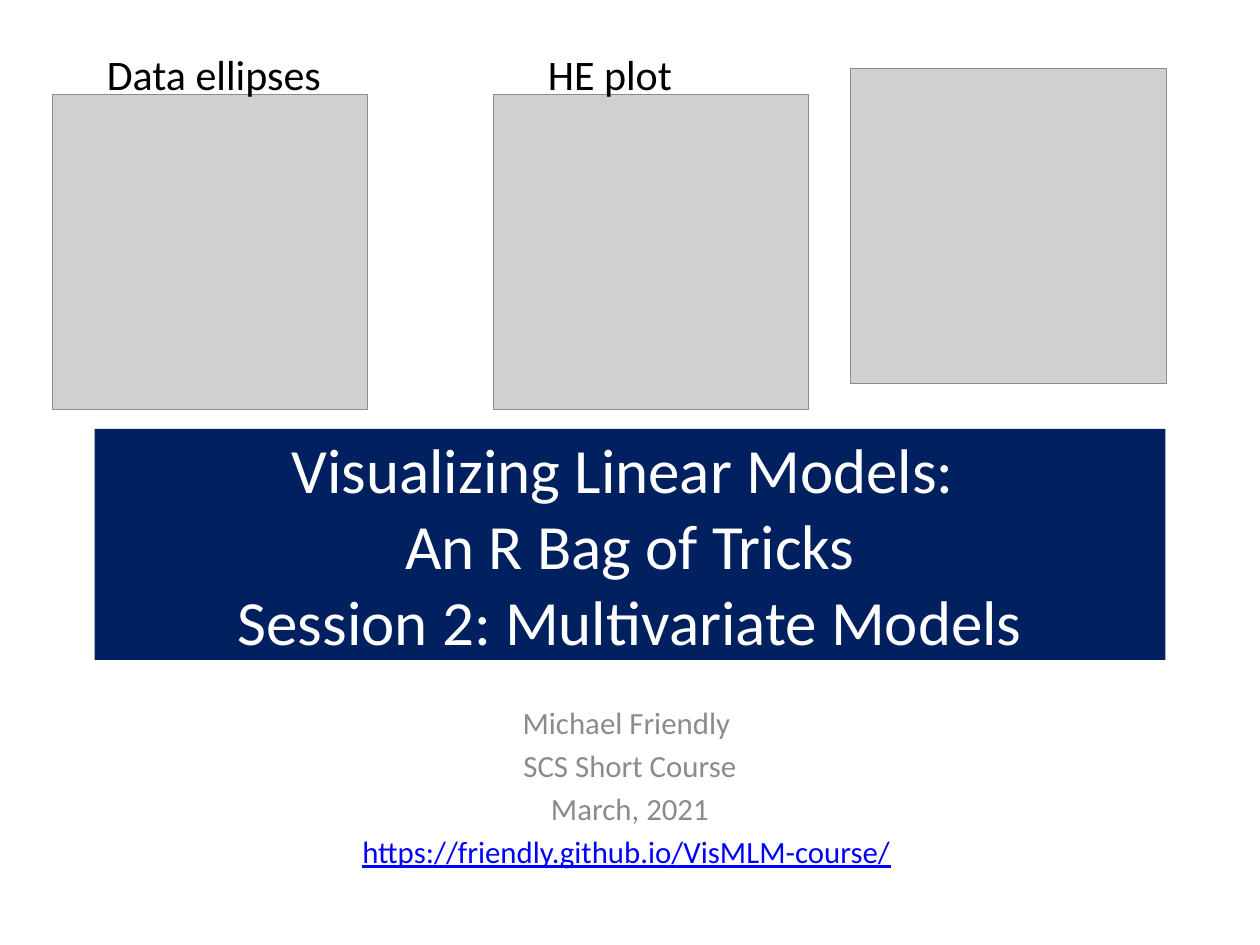
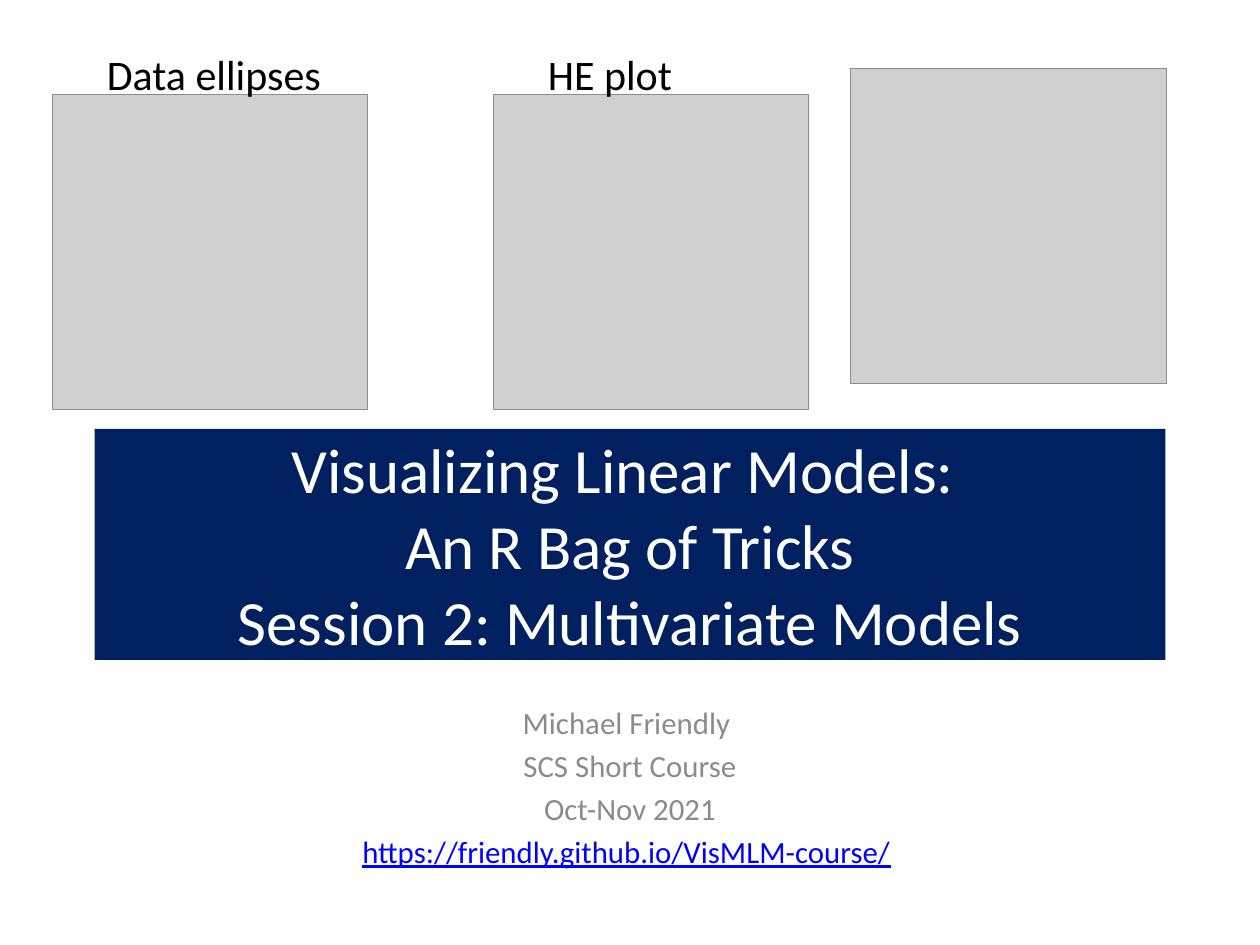
Before and after one commit to friendly/VisMLM-course, a slide deck: slide 1 of lectures/lecture2.pptx. Drawn at 1260x945 pixels with LibreOffice and Linux fonts; fonts in the diff are those of the drawing; grey boxes stand for pictures. Boxes give left, top, right and bottom in pixels: in the first picture for what was removed or moved away, otherwise in the second. Text is boxed around its words. In the diff, an @@ line names an element or a change of style, - is before the commit and + after.

```diff
--- a/lectures/lecture2.pptx
+++ b/lectures/lecture2.pptx
@@ subtitle at box(544, 800, 715, 820): text changed @@
-March, 2021
+Oct-Nov 2021
```
Also in this commit, not shown: 3 other slides changed, 8 other files.
